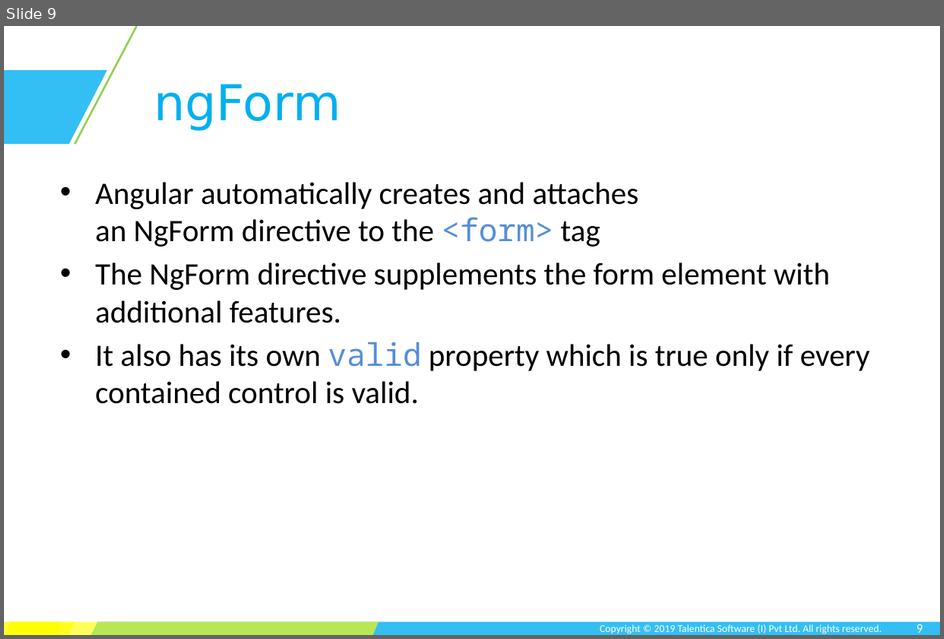
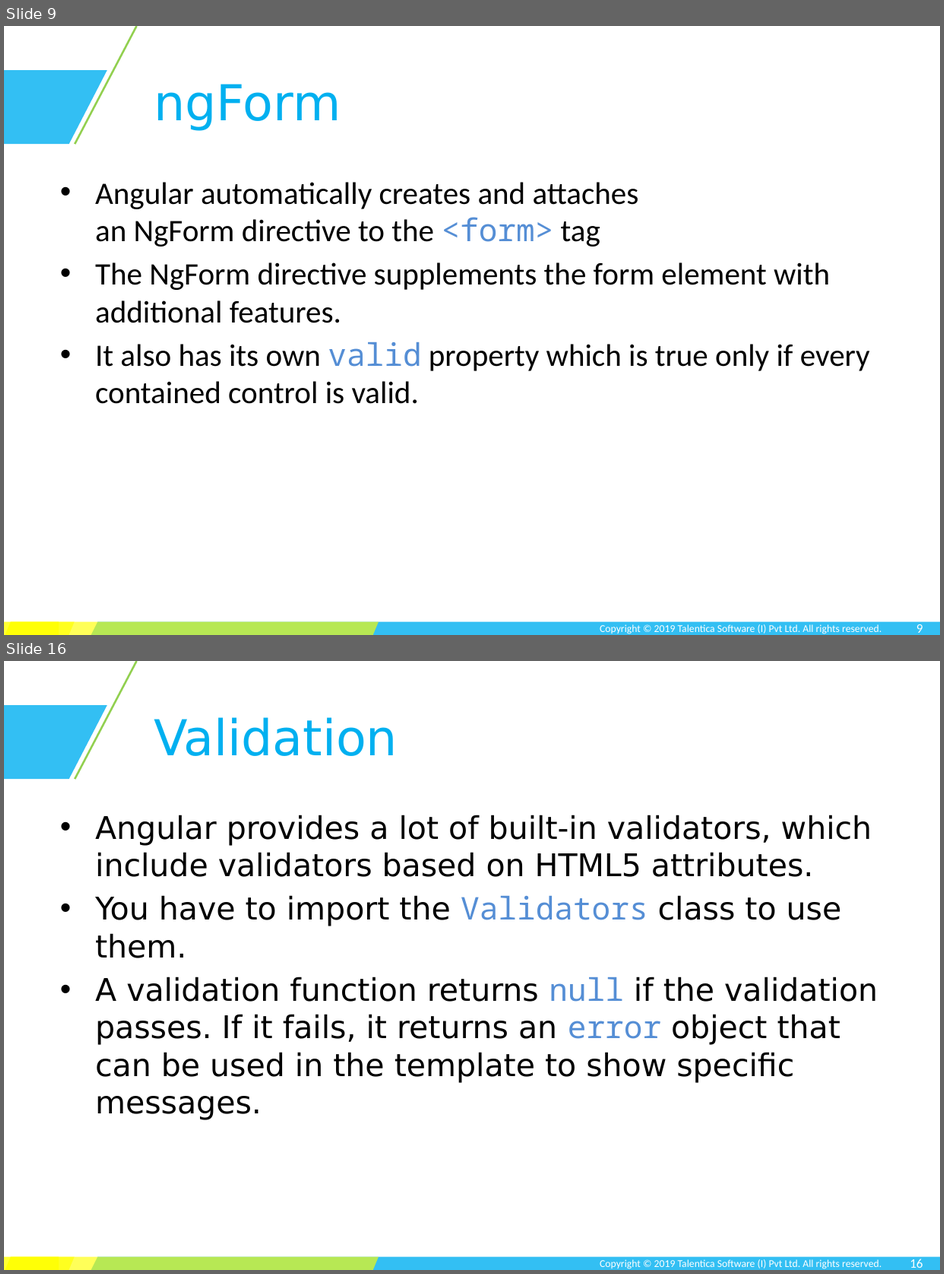
Before and after one commit to TusharRajGupt/angular-demo, a slide deck: session-3/Session 3.pptx. Shown one above the other, each under a label of ours: slide 9 before the commit, slides 9 and 16 after it; the slides between them are not shown. The pictures are 944x639 and 944x1274 pixels, drawn with LibreOffice and Linux fonts; fonts in the diff are those of the drawing; background and template pictures are left out. Boxes give left, top, right and bottom in pixels: in the first picture for what was removed or moved away, otherwise in the second. Text is boxed around its words. In the diff, an @@ line names an element or a change of style, - is before the commit and + after.

```diff
--- a/session-3/Session 3.pptx
+++ b/session-3/Session 3.pptx
@@ slide 16 added at box(4, 661, 940, 1270), background #FFFFFF; not listed: 7 template elements that a slide beside it also shows @@
@@ title added at box(154, 717, 398, 756), 38 pt, text #00B0F0 @@
+Validation
@@ text added at box(95, 815, 878, 1120), 24 pt, text #000000 @@
+• Angular provides a lot of built-in validators, which include validators based on HTML5 attributes.
+• You have to import the Validators class to use them.
+• A validation function returns null if the validation passes. If it fails, it returns an error object that can be used in the template to show specific messages.
@@ page number added at box(910, 1258, 923, 1267), 10 pt, text #FFFFFF @@
+16
```
Also in this commit, not shown: 3 slides changed, 15 other slides added, 5 slides removed, 1 other file.
